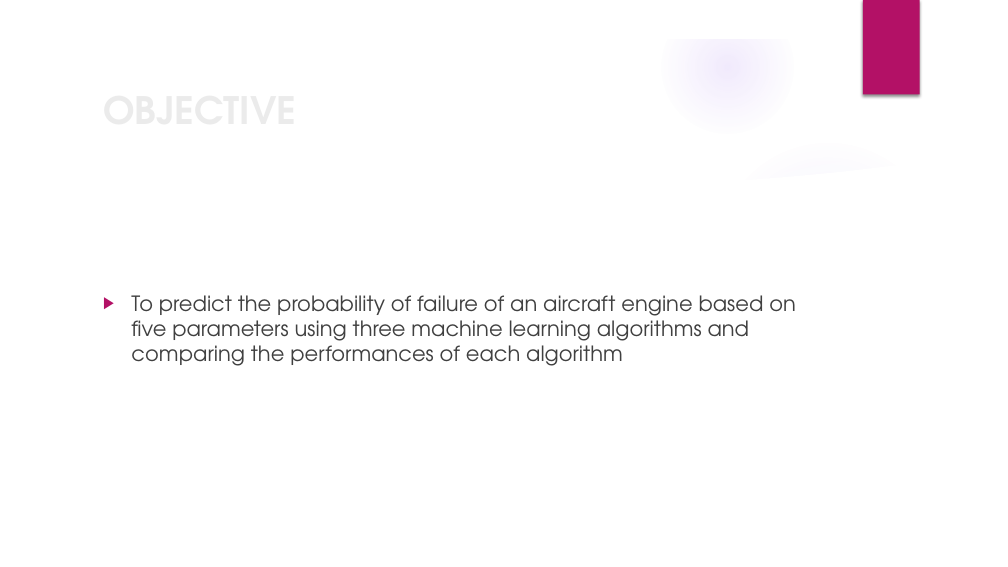
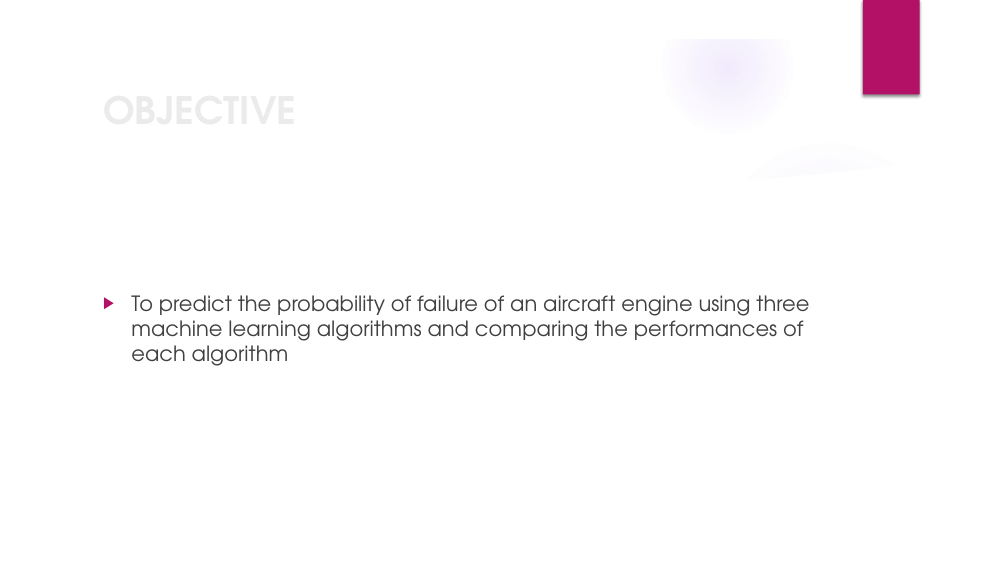
Before and after one commit to nsudhanva/ectm, a slide deck: slide 2 of docs/ectm_presentation.pptx. Drawn at 1008x567 pixels with LibreOffice and Linux fonts; fonts in the diff are those of the drawing; background and template pictures are left out. Boxes give left, top, right and bottom in pixels: in the first picture for what was removed or moved away, otherwise in the second. Text is boxed around its words. In the diff, an @@ line names an element or a change of style, - is before the commit and + after.

```diff
--- a/docs/ectm_presentation.pptx
+++ b/docs/ectm_presentation.pptx
@@ text at [131, 295, 809, 366]: text changed @@
-▶ To predict the probability of failure of an aircraft engine based on five parameters using three machine learning algorithms and comparing the performances of each algorithm
+▶ To predict the probability of failure of an aircraft engine using three machine learning algorithms and comparing the performances of each algorithm
```
Also in this commit, not shown: 6 other slides changed, 6 slides added, 7 other files.
